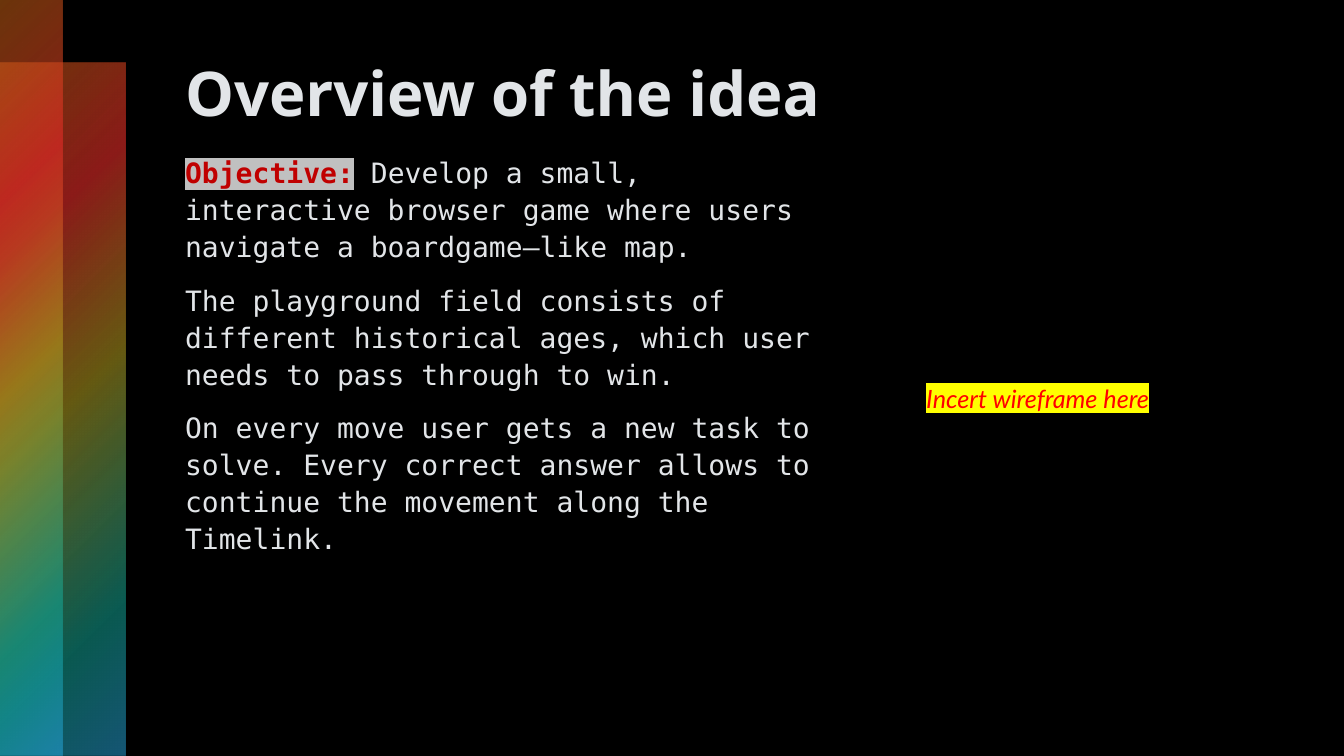
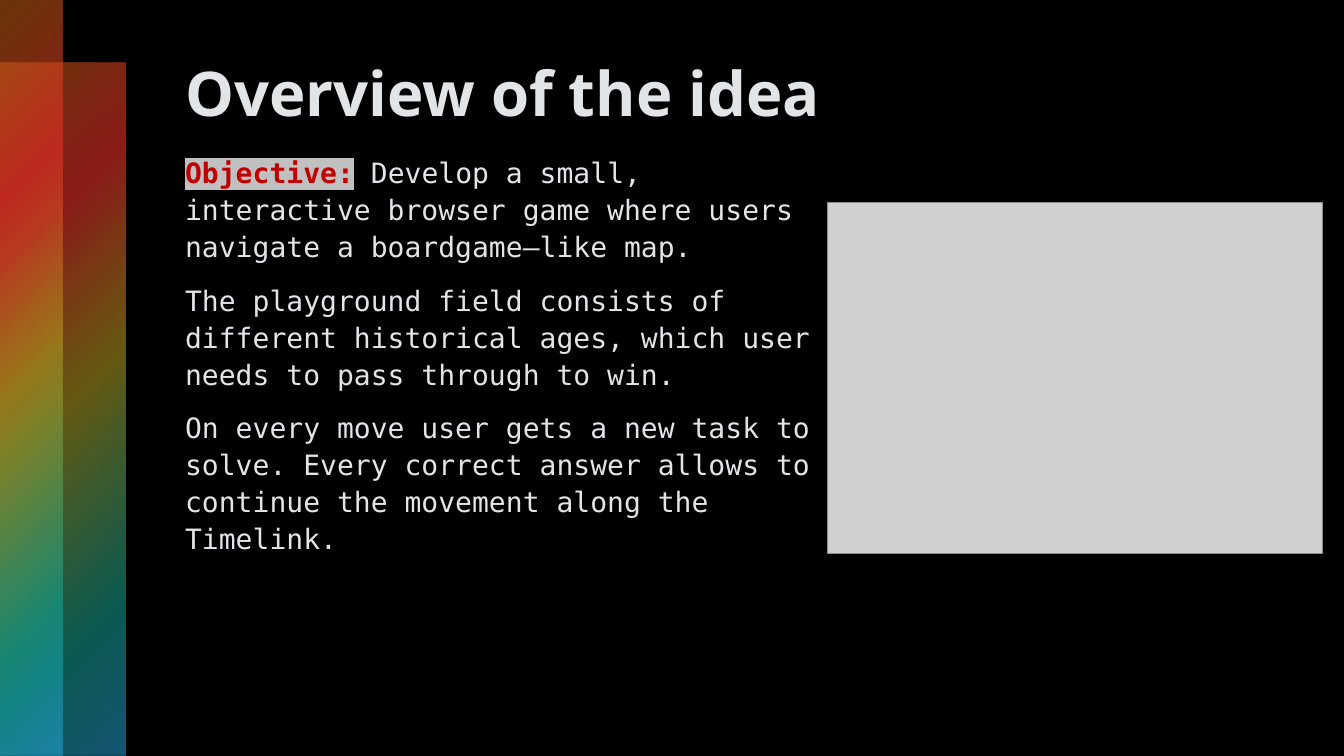
Before and after one commit to stabjana/team2, a slide deck: slide 2 of project_design/Project_presentation_v1.pptx. Drawn at 1344x756 pixels with LibreOffice and Linux fonts; fonts in the diff are those of the drawing; grey boxes stand for pictures. Boxes give left, top, right and bottom in pixels: in the first picture for what was removed or moved away, otherwise in the second. Text is boxed around its words. In the diff, an @@ line names an element or a change of style, - is before the commit and + after.

Commit message:
add wireframe to class presentation

```diff
--- a/project_design/Project_presentation_v1.pptx
+++ b/project_design/Project_presentation_v1.pptx
@@ picture added at box(828, 203, 1323, 555) @@
@@ text removed at box(926, 389, 1149, 411) @@
-Incert wireframe here
```
Also in this commit, not shown: 1 other slide changed, 3 other files.
